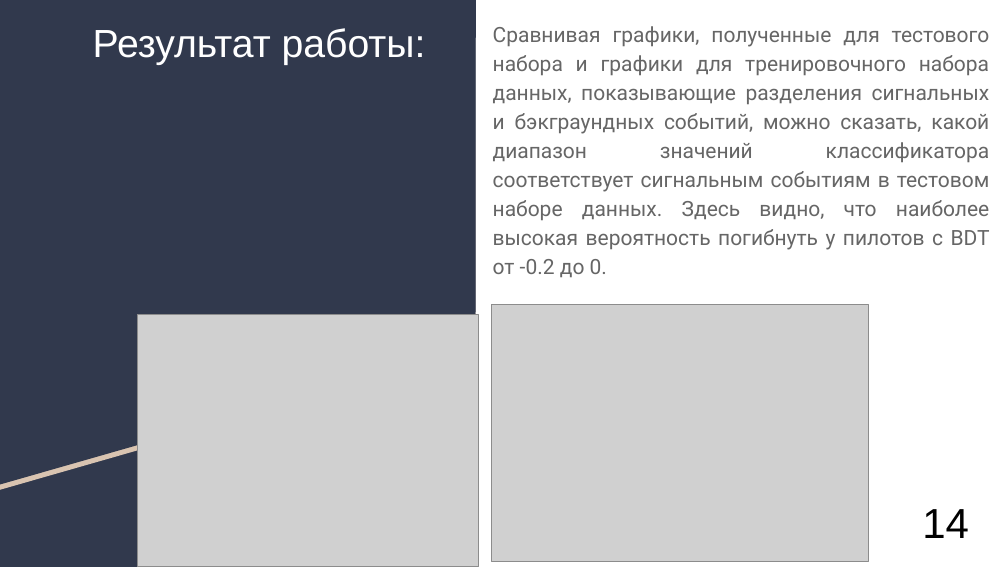
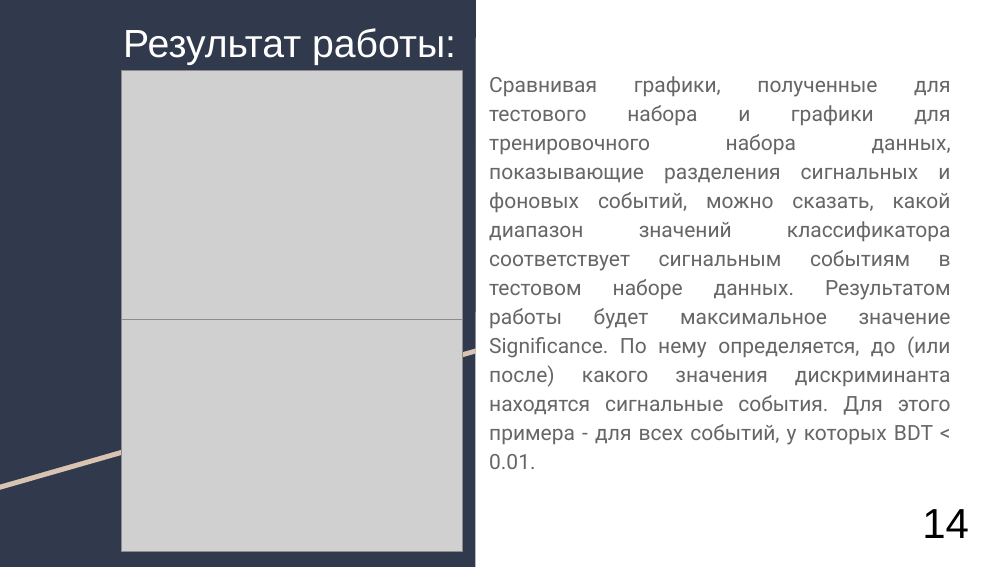
Before and after one commit to AlexanderUzunyan/TestProject, a slide deck: slide 18 of neuro/doc/TMVA.odp (slide 15 before the commit). Drawn at 1008x567 pixels with LibreOffice and Linux fonts; fonts in the diff are those of the drawing; grey boxes stand for pictures. Boxes give left, top, right and bottom in pixels: in the first picture for what was removed or moved away, otherwise in the second. Text is boxed around its words. In the diff, an @@ line names an element or a change of style, - is before the commit and + after.

Commit message:
new version

```diff
--- a/neuro/doc/TMVA.odp
+++ b/neuro/doc/TMVA.odp
@@ title "Результат работы:": place and size @@
-title "Результат работы:" at (93, 28, 426, 65)
+title "Результат работы:" at (123, 28, 456, 65)
@@ picture: place and size @@
-picture at (491, 304, 869, 561)
+picture at (122, 71, 463, 323)
@@ text at (489, 76, 951, 469): text changed @@
-Сравнивая графики, полученные для тестового набора и графики для тренировочного набора данных, показывающие разделения сигнальных и бэкграундных событий, можно сказать, какой диапазон значений классификатора соответствует сигнальным событиям в тестовом наборе данных. Здесь видно, что наиболее высокая вероятность погибнуть у пилотов с BDT от -0.2 до 0.
+Сравнивая графики, полученные для тестового набора и графики для тренировочного набора данных, показывающие разделения сигнальных и фоновых событий, можно сказать, какой диапазон значений классификатора соответствует сигнальным событиям в тестовом наборе данных. Результатом работы будет максимальное значение Significance. По нему определяется, до (или после) какого значения дискриминанта находятся сигнальные события. Для этого примера - для всех событий, у которых BDT < 0.01.
@@ picture: place and size @@
-picture at (138, 314, 479, 566)
+picture at (122, 320, 463, 551)
```
Also in this commit, not shown: 7 other slides changed, 5 slides added, 2 slides removed.
